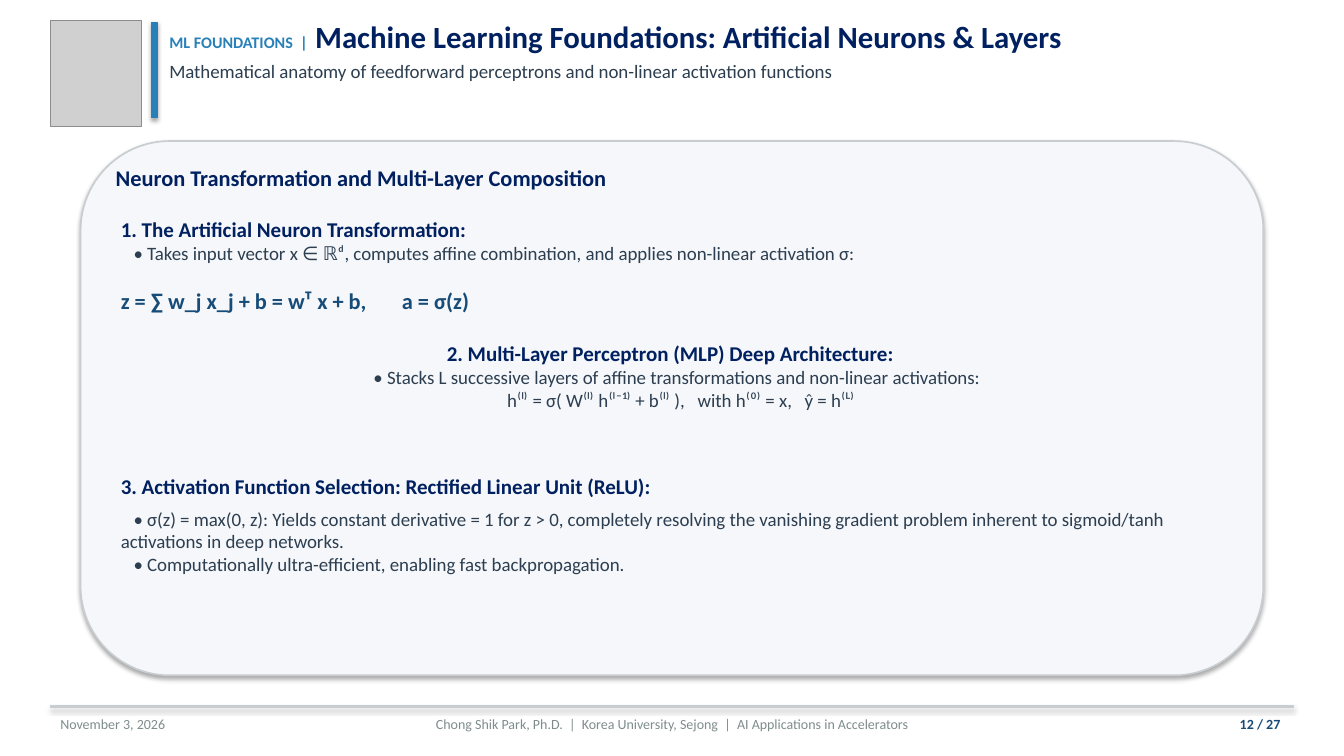
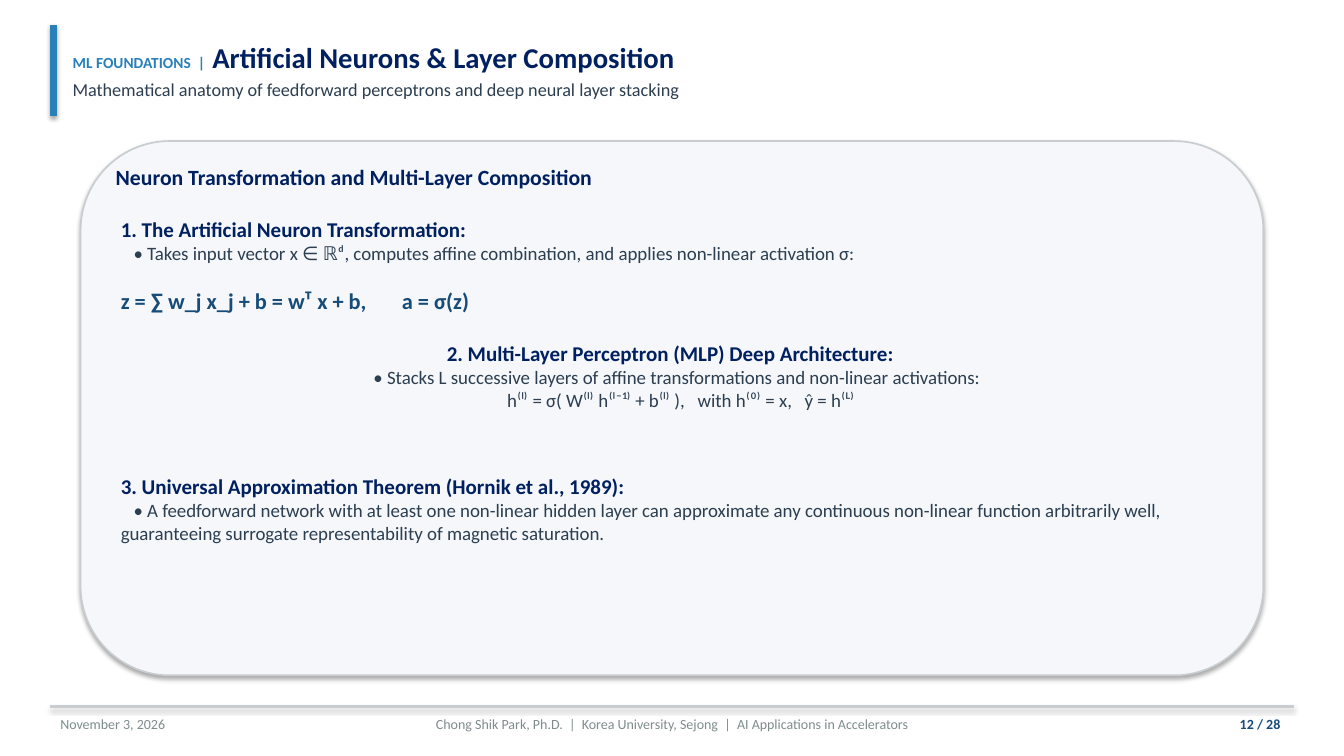
Before and after one commit to cspark7701/ai4acc-mini-hackathon, a slide deck: slide 12 of presentations/Lecture_1_AI_ML_Foundations_and_Control.pptx. Drawn at 1344x756 pixels with LibreOffice and Linux fonts; fonts in the diff are those of the drawing; grey boxes stand for pictures. Boxes give left, top, right and bottom in pixels: in the first picture for what was removed or moved away, otherwise in the second. Text is boxed around its words. In the diff, an @@ line names an element or a change of style, - is before the commit and + after.

Commit message:
Refine Lecture 1 presentation layout, typography, and content
Implement six presentation design enhancements requested by user. Adjust title slide font size to fit on a single unwrapped line and scale the Korea University logo to 0.95 inches. Vertically center slide titles and subtitles with the blue accent bar, shortening titles to prevent line wrapping across all slides. Add dedicated slides explaining all major activation functions (ReLU, Leaky ReLU, GELU, Sigmoid, Tanh, Linear) and optimization algorithms (SGD, Momentum, AdaGrad, RMSProp, Adam, AdamW, L-BFGS-B). Resize and position MLP, RL, and trajectory schematics with clean margins to eliminate text box overlap. Format the Tested Benchmark Leaderboard as a structured 7-column table with zero text wrapping. Recompile 28-page PDF presentation via pdflatex.

Files:
 M  presentations/Lecture_1_AI_ML_Foundations_and_Control.pdf
 M  presentations/Lecture_1_AI_ML_Foundations_and_Control.pptx
 M  presentations/Lecture_1_AI_ML_Foundations_and_Control.tex
 M  scripts/build_lecture_1_pptx.py

```diff
--- a/presentations/Lecture_1_AI_ML_Foundations_and_Control.pptx
+++ b/presentations/Lecture_1_AI_ML_Foundations_and_Control.pptx
@@ rectangle resized from (x1=151, y1=22, x2=157, y2=118) to (x1=50, y1=25, x2=56, y2=116) @@
@@ picture removed at (x1=50, y1=20, x2=141, y2=126) @@
@@ text "ML FOUNDATIONS | Artificial Neurons ..." at (x1=73, y1=48, x2=679, y2=99): vertical alignment top to middle @@
@@ text at (x1=73, y1=48, x2=679, y2=99): text changed; size 13.5 to 13 pt @@
-ML FOUNDATIONS | Machine Learning Foundations: Artificial Neurons & Layers
-Mathematical anatomy of feedforward perceptrons and non-linear activation functions
+ML FOUNDATIONS | Artificial Neurons & Layer Composition
+Mathematical anatomy of feedforward perceptrons and deep neural layer stacking
@@ text "Neuron Transformation and Multi-Layer Composition" at (x1=116, y1=169, x2=592, y2=189): size 16 to 15.5 pt @@
@@ text at (x1=121, y1=478, x2=1160, y2=544): text changed @@
-3. Activation Function Selection: Rectified Linear Unit (ReLU):
-• σ(z) = max(0, z): Yields constant derivative = 1 for z > 0, completely resolving the vanishing gradient problem inherent to sigmoid/tanh activations in deep networks.
-• Computationally ultra-efficient, enabling fast backpropagation.
+3. Universal Approximation Theorem (Hornik et al., 1989):
+• A feedforward network with at least one non-linear hidden layer can approximate any continuous non-linear function arbitrarily well, guaranteeing surrogate representability of magnetic saturation.
@@ text at (x1=1240, y1=719, x2=1280, y2=729): text changed @@
-12 / 27
+12 / 28
```
Also in this commit, not shown: 25 other slides changed, 2 slides added, 1 slide removed, 3 other files.
